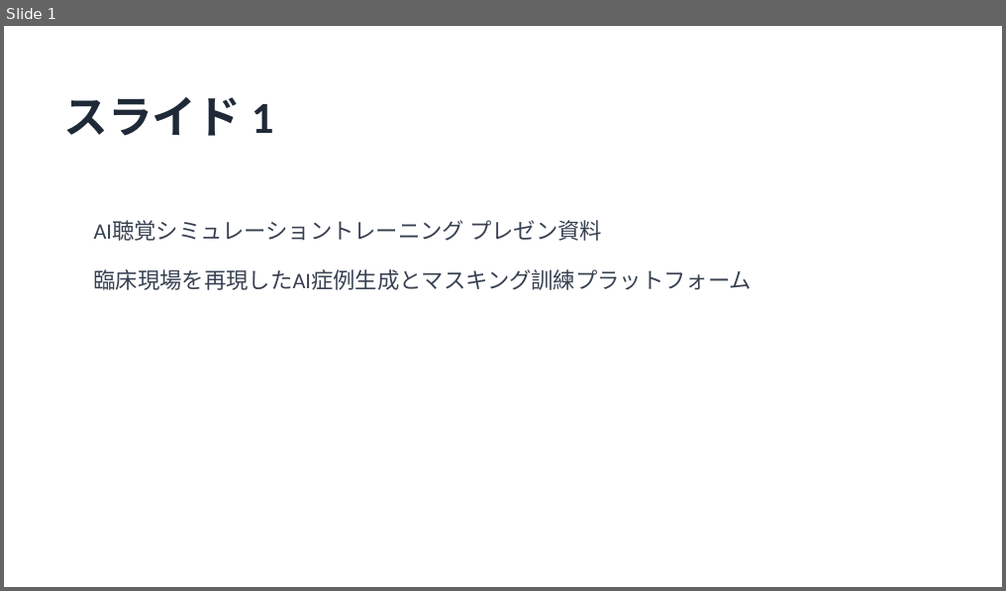
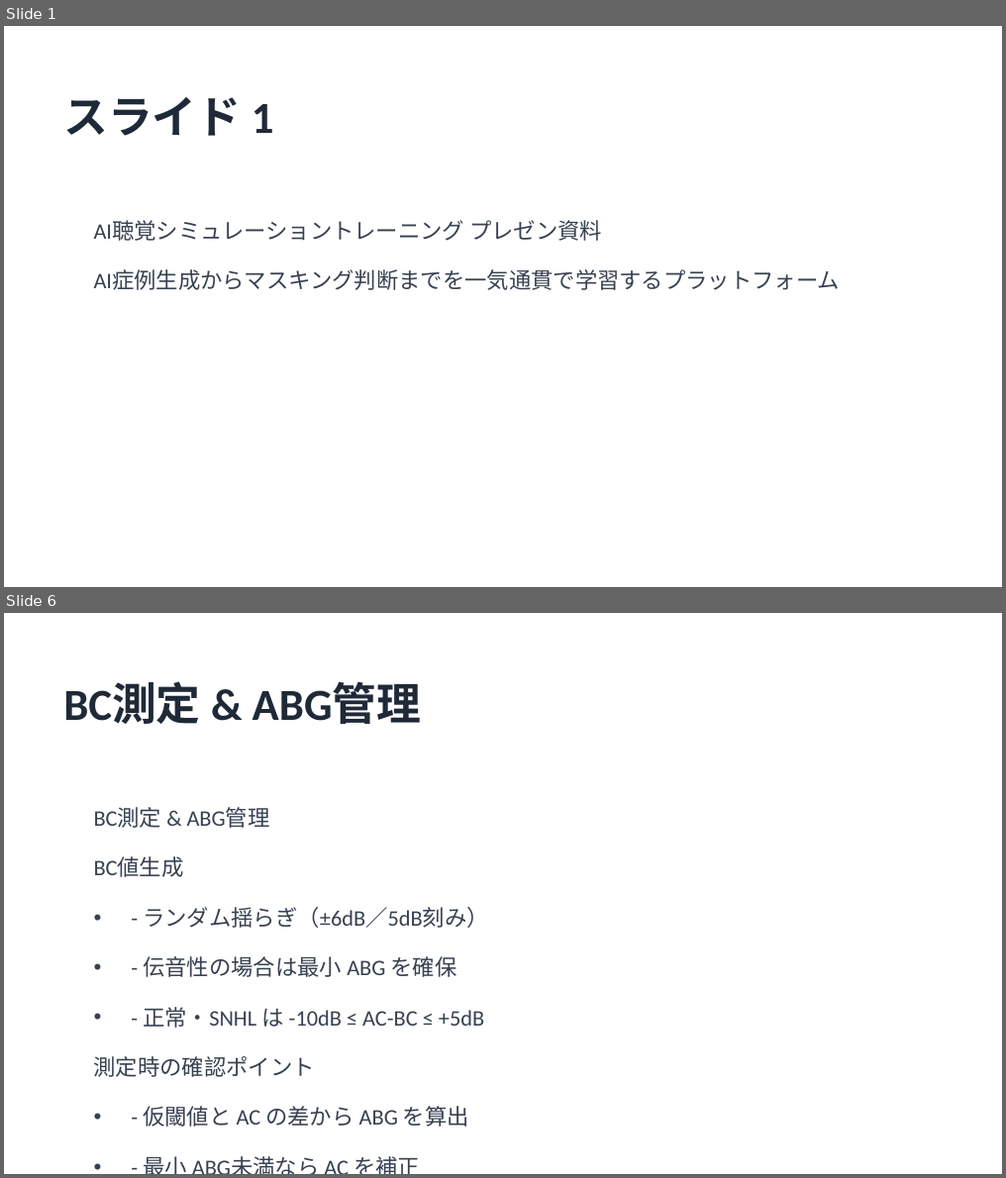
Before and after one commit to HIdechan-Maeda/Audiogram-masking-training-ver.2, a slide deck: HearSim_マスキング訓練プレゼン.pptx. Shown one above the other, each under a label of ours: slide 1 before the commit, slides 1 and 6 after it; the slides between them are not shown. The pictures are 1006x591 and 1006x1178 pixels, drawn with LibreOffice and Linux fonts; fonts in the diff are those of the drawing. Boxes give left, top, right and bottom in pixels: in the first picture for what was removed or moved away, otherwise in the second. Text is boxed around its words. In the diff, an @@ line names an element or a change of style, - is before the commit and + after.

```diff
--- a/HearSim_マスキング訓練プレゼン.pptx
+++ b/HearSim_マスキング訓練プレゼン.pptx
@@ slide 6 added at <box>4,613,1002,1174</box>, background #FFFFFF @@
@@ text added at <box>63,683,422,724</box>, 32 pt, text #1F2937, bold @@
+BC測定 & ABG管理
@@ text added at <box>94,807,270,828</box>, 16 pt, text #374151 @@
+BC測定 & ABG管理
@@ text added at <box>94,858,184,877</box>, 16 pt, text #374151 @@
+BC値生成
@@ text added at <box>143,907,489,928</box>, 16 pt, text #374151 @@
+• - ランダム揺らぎ（±6dB／5dB刻み）
@@ text added at <box>143,957,457,977</box>, 16 pt, text #374151 @@
+• - 伝音性の場合は最小 ABG を確保
@@ text added at <box>143,1007,484,1028</box>, 16 pt, text #374151 @@
+• - 正常・SNHL は -10dB ≤ AC-BC ≤ +5dB
@@ text added at <box>94,1057,315,1077</box>, 16 pt, text #374151 @@
+測定時の確認ポイント
@@ text added at <box>143,1106,469,1127</box>, 16 pt, text #374151 @@
+• - 仮閾値と AC の差から ABG を算出
@@ text added at <box>84,1142,922,1174</box>, 16 pt, text #374151 @@
+• - 最小 ABG未満なら AC を補正
@@ slide 1 changed as well @@
@@ text at <box>94,271,841,290</box>: text changed @@
-臨床現場を再現したAI症例生成とマスキング訓練プラットフォーム
+AI症例生成からマスキング判断までを一気通貫で学習するプラットフォーム
```
Also in this commit, not shown: 8 other slides changed, 3 other slides added, 4 slides removed, 1 other file.
